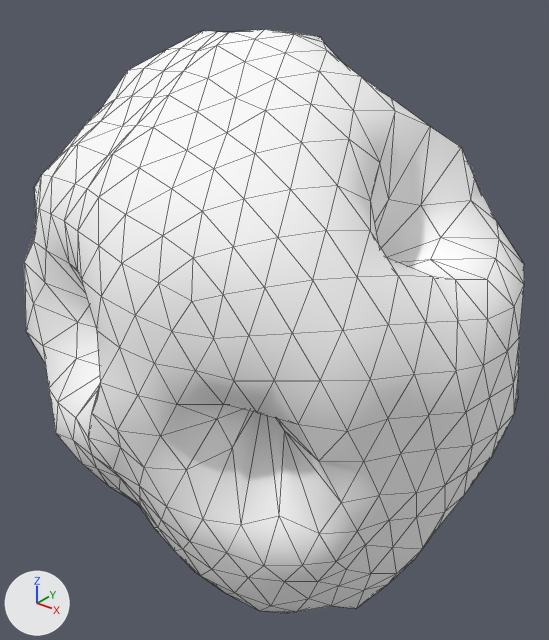
One commit to the glTF model assets/asteroids/asteroid_med_28.glb: the scene before it, then after it.
Rendered twice from a 50 mm camera at (1.67, -2.03, 1.38) aimed at (0.0, 0.06, 0.08). The axes (+X, +Y, +Z) are drawn at lower left. The lights are the same throughout. The older version comes first. Mesh edges are drawn as thin lines. Vertices at exactly the same position are counted once.

Names of what the first picture shows: 'asteroid_med_28'.
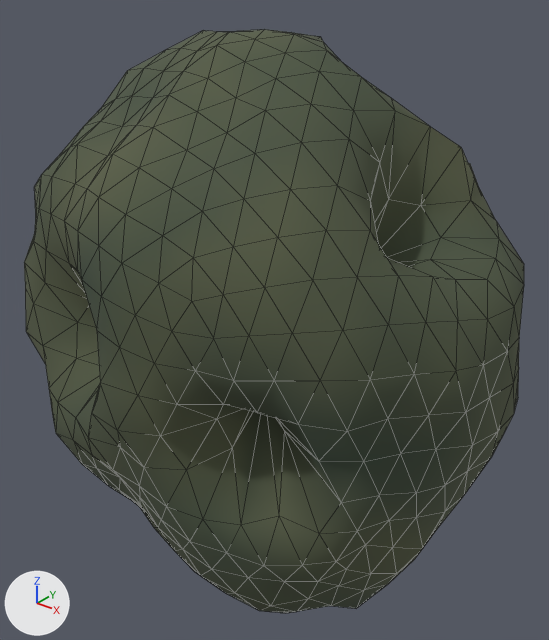
Changed parts and their boxes [x1, y1, x2, y2] in the pictures (549 x 640 px):
'asteroid_med_28', recoloured (darker): [24, 29, 524, 613] in both

What changed in the scene script:
```text
Change mat_rock_asteroid_med_28:
    where n0 = _N.new('ShaderNodeBsdfPrincipled'); n0.name = 'Principled BSDF'
    remove n0.inputs[0].default_value = (1.0, 1.0, 1.0, 1.0)  # 'Base Color', white #ffffff
    n0.inputs[1].default_value: 0.0434 -> 0.0329  # 'Metallic'
    n0.inputs[2].default_value: 0.907 -> 0.946  # 'Roughness'
    add n2 = _N.new('ShaderNodeVertexColor'); n2.name = 'Color Attribute'
    add _L.new(n2.outputs[0], n0.inputs[0])  # 'Color' to 'Base Color'
Change me_icosphere:
    where me_icosphere.from_pydata(...)  # 642 vertices, 1280 faces; spans x -1.0..0.96, y -0.75..0.77, z -1.08..1.15
    used by ob_asteroid_med_28; location = (0.0, 0.0, 0.0)
    me_icosphere part 1: vertex colours changed
```
